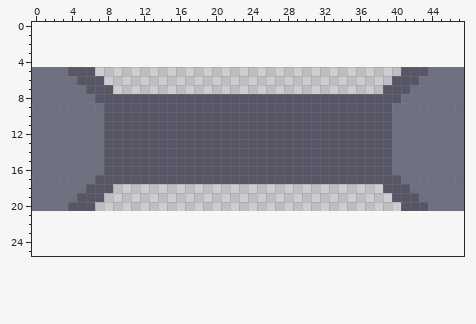
Pixel-art sprite: core/assets-raw/sprites/units/cix-leg.png. Above: the version before the commit.
The file is 48x16 pixels. The old version is drawn lined up with the new one, on the new canvas.
The same view after the edit:
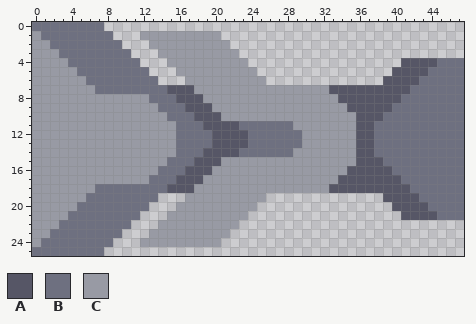
Palette (. is transparent): A #565666  B #6e7080  C #989aa4
From old to new:
canvas 48x16 -> 48x26, the old top-left corner now at 0,5
@@ x 0..47 @@
- 0 ................................................
- 1 ................................................
- 2 ................................................
- 3 ................................................
- 4 ................................................
- 5 BBBBAAA..................................AAABBBB
- 6 BBBBBAAA................................AAABBBBB
- 7 BBBBBBAAA..............................AAABBBBBB
- 8 BBBBBBBAAAAAAAAAAAAAAAAAAAAAAAAAAAAAAAAAABBBBBBB
- 9 BBBBBBBBAAAAAAAAAAAAAAAAAAAAAAAAAAAAAAAABBBBBBBB
-10 BBBBBBBBAAAAAAAAAAAAAAAAAAAAAAAAAAAAAAAABBBBBBBB
-11 BBBBBBBBAAAAAAAAAAAAAAAAAAAAAAAAAAAAAAAABBBBBBBB
-12 BBBBBBBBAAAAAAAAAAAAAAAAAAAAAAAAAAAAAAAABBBBBBBB
-13 BBBBBBBBAAAAAAAAAAAAAAAAAAAAAAAAAAAAAAAABBBBBBBB
-14 BBBBBBBBAAAAAAAAAAAAAAAAAAAAAAAAAAAAAAAABBBBBBBB
-15 BBBBBBBBAAAAAAAAAAAAAAAAAAAAAAAAAAAAAAAABBBBBBBB
-16 BBBBBBBBAAAAAAAAAAAAAAAAAAAAAAAAAAAAAAAABBBBBBBB
-17 BBBBBBBAAAAAAAAAAAAAAAAAAAAAAAAAAAAAAAAAABBBBBBB
-18 BBBBBBAAA..............................AAABBBBBB
-19 BBBBBAAA................................AAABBBBB
-20 BBBBAAA..................................AAABBBB
-21 ................................................
-22 ................................................
-23 ................................................
-24 ................................................
-25 ................................................
+ 0 BBBBBBBB........................................
+ 1 CBBBBBBBB...CCCCCCCCC...........................
+ 2 CCBBBBBBBB...CCCCCCCCC..........................
+ 3 CCCBBBBBBBB...CCCCCCCCC.........................
+ 4 CCCCBBBBBBBB...CCCCCCCCC.................AAAABBB
+ 5 CCCCCBBBBBBBB...CCCCCCCCC...............AAAABBBB
+ 6 CCCCCCBBBBBBBB...CCCCCCCCC.............AAAABBBBB
+ 7 CCCCCCCBBBBBBBBAAACCCCCCCCCCCCCCCAAAAAAAAABBBBBB
+ 8 CCCCCCCCCCCCCBBBAAACCCCCCCCCCCCCCCAAAAAAABBBBBBB
+ 9 CCCCCCCCCCCCCCBBBAAACCCCCCCCCCCCCCCAAAAABBBBBBBB
+10 CCCCCCCCCCCCCCCBBBAAACCCCCCCCCCCCCCCAAABBBBBBBBB
+11 CCCCCCCCCCCCCCCCBBBAAAABBBBBBCCCCCCCAABBBBBBBBBB
+12 CCCCCCCCCCCCCCCCBBBBAAAABBBBBBCCCCCCAABBBBBBBBBB
+13 CCCCCCCCCCCCCCCCBBBBAAAABBBBBBCCCCCCAABBBBBBBBBB
+14 CCCCCCCCCCCCCCCCBBBAAAABBBBBBCCCCCCCAABBBBBBBBBB
+15 CCCCCCCCCCCCCCCBBBAAACCCCCCCCCCCCCCCAAABBBBBBBBB
+16 CCCCCCCCCCCCCCBBBAAACCCCCCCCCCCCCCCAAAAABBBBBBBB
+17 CCCCCCCCCCCCCBBBAAACCCCCCCCCCCCCCCAAAAAAABBBBBBB
+18 CCCCCCCBBBBBBBBAAACCCCCCCCCCCCCCCAAAAAAAAABBBBBB
+19 CCCCCCBBBBBBBB...CCCCCCCCC.............AAAABBBBB
+20 CCCCCBBBBBBBB...CCCCCCCCC...............AAAABBBB
+21 CCCCBBBBBBBB...CCCCCCCCC.................AAAABBB
+22 CCCBBBBBBBB...CCCCCCCCC.........................
+23 CCBBBBBBBB...CCCCCCCCC..........................
+24 CBBBBBBBB...CCCCCCCCC...........................
+25 BBBBBBBB........................................
Boxes around the changes in both pictures, in picture pixels (x1, y1, x2, y2):
changed: (32, 22, 464, 256)
